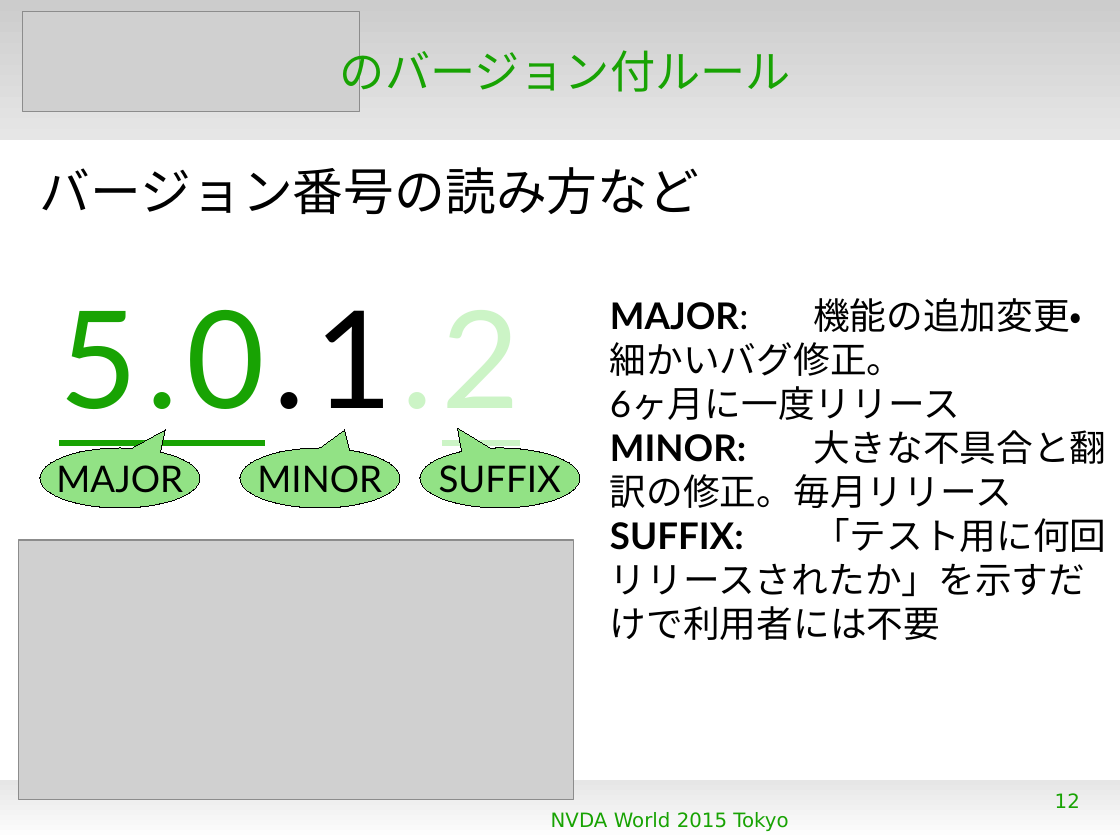
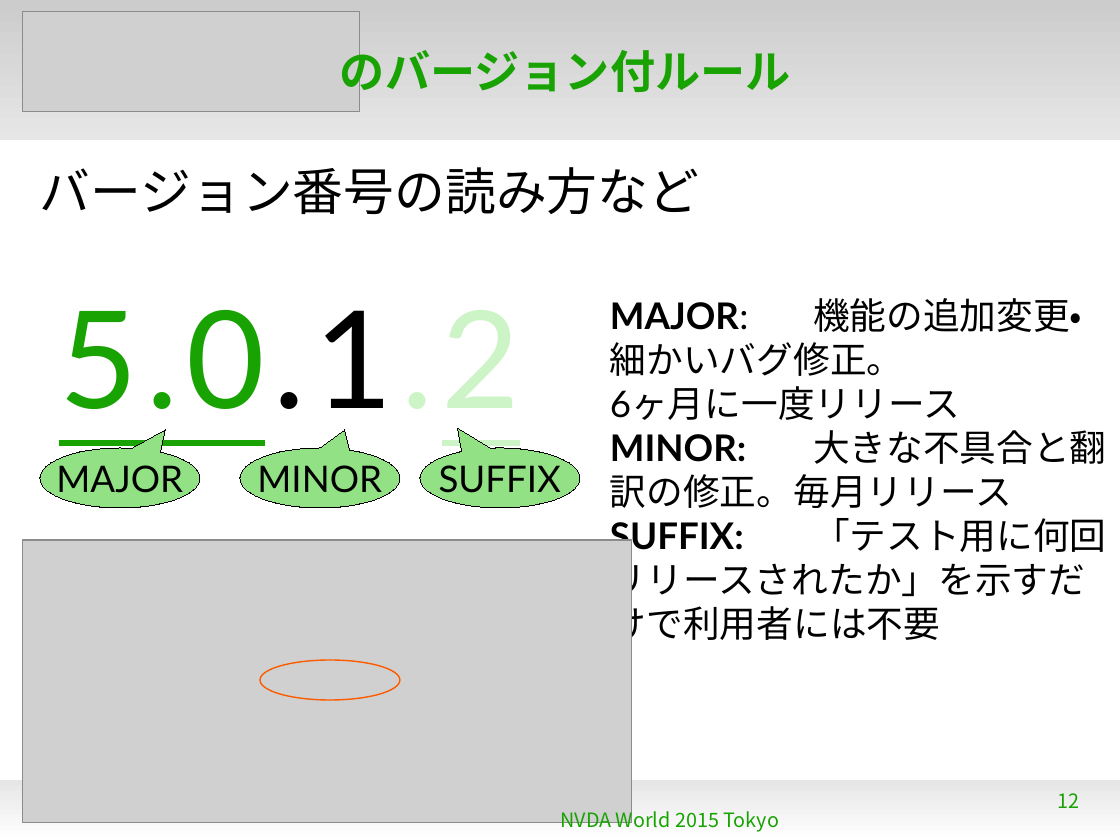
Before and after one commit to naruoga/KantoLibreOffice, a slide deck: slide 12 of others/NVDAworld2015.odp. Drawn at 1120x840 pixels with LibreOffice and Linux fonts; fonts in the diff are those of the drawing; grey boxes stand for pictures; background and template pictures are left out. Boxes give left, top, right and bottom in pixels: in the first picture for what was removed or moved away, otherwise in the second. Text is boxed around its words. In the diff, an @@ line names an element or a change of style, - is before the commit and + after.

```diff
--- a/others/NVDAworld2015.odp
+++ b/others/NVDAworld2015.odp
@@ title "のバージョン付ルール" at [340, 42, 791, 99]: font DejaVu Sans to Noto Sans CJK JP, bold on @@
@@ font DejaVu Sans to Noto Sans CJK JP in 3 elements at [560, 807, 780, 834], [1058, 793, 1080, 808], [40, 167, 699, 214] @@
@@ picture: place and size @@
-picture at [18, 540, 574, 800]
+picture at [22, 540, 632, 822]
@@ ellipse added at [260, 661, 400, 700], outline #FC5C00 0.99 pt @@
```
Also in this commit, not shown: 23 other slides changed.
